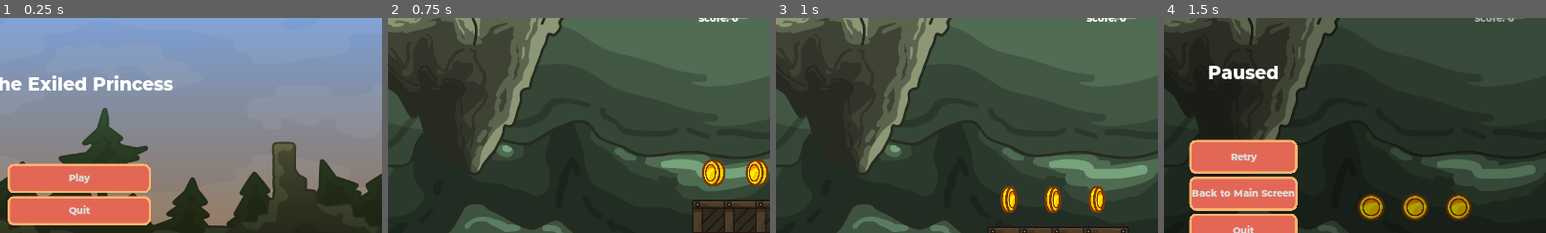
Above: before the commit, frames 1-4 (left to right).
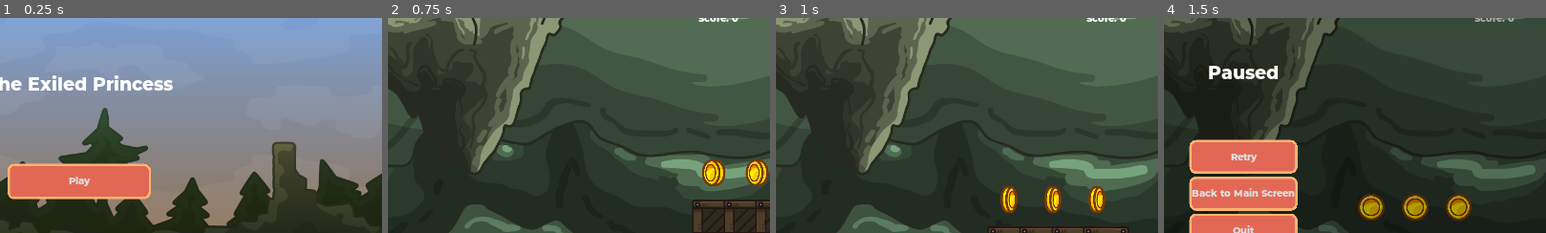
Above: after the commit, the same moments.

Repository: aadil1715/GameJam-Team15
Game: Godot game, scene res://src/Screens/MainScreen.tscn
Two runs of this game, one before a commit and one after it. Both use one fixed random seed, a clock stepped at 60 frames per second and the inputs below.
Inputs:
- Up to frame 1 (0.25 s): no input
- Up to frame 2 (0.75 s): click "Play" at 0.5 s
- Up to frame 3 (1 s): no input
- Up to frame 4 (1.5 s): tap Enter (pause) at 1.25 s; hold D (move_right) from 1.28 s (still down)
The pictures show only the part of the screen within x 40-90%, y 9-59%; the shares and areas given below are measured in that part.

The runs differ from the first frame. In frame 1, 5.8% of the frame differs, in the area x 2-40%, y 72-97%; in frame 2, nothing differs; in frame 3, nothing differs; in frame 4, nothing differs.

Commit message:
Added songs

Diff:
--- a/src/Actors/Player.tscn
+++ b/src/Actors/Player.tscn
@@ -1,7 +1,8 @@
-[gd_scene load_steps=8 format=2]
+[gd_scene load_steps=9 format=2]
 
 [ext_resource path="res://src/Actors/Player.gd" type="Script" id=1]
 [ext_resource path="res://assets/Sprite/character_femaleAdventurer_sheet.png" type="Texture" id=2]
+[ext_resource path="res://assets/Fields of Ice.wav" type="AudioStream" id=3]
 
 [sub_resource type="CapsuleShape2D" id=5]
 radius = 30.0
@@ -102,5 +103,10 @@
 anims/idle = SubResource( 7 )
 anims/walk = SubResource( 8 )
 
+[node name="AudioStreamPlayer" type="AudioStreamPlayer" parent="."]
+stream = ExtResource( 3 )
+volume_db = -34.466
+autoplay = true
+
 [connection signal="body_entered" from="EnemyDetector" to="." method="_on_EnemyDetector_body_entered"]
 [connection signal="area_entered" from="StompDetector" to="." method="_on_StompDetector_area_entered"]
--- a/src/Screens/EndScreen.tscn
+++ b/src/Screens/EndScreen.tscn
@@ -1,20 +1,16 @@
-[gd_scene load_steps=7 format=2]
+[gd_scene load_steps=6 format=2]
 
 [ext_resource path="res://assets/ui_theme.tres" type="Theme" id=1]
 [ext_resource path="res://src/Screens/EndScreen.gd" type="Script" id=2]
-[ext_resource path="res://assets/background.png" type="Texture" id=3]
+[ext_resource path="res://assets/Background/Background_01.png" type="Texture" id=3]
 [ext_resource path="res://src/UserInterface/Title.tscn" type="PackedScene" id=4]
 [ext_resource path="res://src/UserInterface/SceneChangeButton.tscn" type="PackedScene" id=5]
-[ext_resource path="res://src/UserInterface/QuitButton.tscn" type="PackedScene" id=7]
 
 [node name="EndScreen" type="Control"]
 anchor_right = 1.0
 anchor_bottom = 1.0
 theme = ExtResource( 1 )
 script = ExtResource( 2 )
-__meta__ = {
-"_edit_use_anchors_": false
-}
 
 [node name="TextureRect" type="TextureRect" parent="."]
 anchor_right = 1.0
@@ -41,15 +37,10 @@
 margin_left = -180.0
 margin_top = -75.0
 margin_right = 180.0
-margin_bottom = 79.0
+margin_bottom = 15.0
 
 [node name="PlayButton" parent="Menu" instance=ExtResource( 5 )]
 margin_right = 360.0
-margin_bottom = 73.0
+margin_bottom = 90.0
 text = "Play Again"
 next_scene_path = "res://src/Screens/MainScreen.tscn"
-
-[node name="QuitButton" parent="Menu" instance=ExtResource( 7 )]
-margin_top = 81.0
-margin_right = 360.0
-margin_bottom = 154.0
--- a/src/Screens/MainScreen.tscn
+++ b/src/Screens/MainScreen.tscn
@@ -1,10 +1,9 @@
-[gd_scene load_steps=6 format=2]
+[gd_scene load_steps=5 format=2]
 
 [ext_resource path="res://assets/ui_theme.tres" type="Theme" id=1]
 [ext_resource path="res://assets/Background/Background_01.png" type="Texture" id=2]
 [ext_resource path="res://src/UserInterface/Title.tscn" type="PackedScene" id=3]
 [ext_resource path="res://src/UserInterface/SceneChangeButton.tscn" type="PackedScene" id=4]
-[ext_resource path="res://src/UserInterface/QuitButton.tscn" type="PackedScene" id=5]
 
 [node name="MainScreen" type="Control"]
 anchor_right = 1.0
@@ -34,15 +33,10 @@
 margin_left = -180.0
 margin_top = -75.0
 margin_right = 180.0
-margin_bottom = 79.0
+margin_bottom = 13.0
 
 [node name="PlayButton" parent="Menu" instance=ExtResource( 4 )]
 margin_right = 360.0
-margin_bottom = 73.0
+margin_bottom = 88.0
 text = "Play"
 next_scene_path = "res://src/Levels/Level01.tscn"
-
-[node name="QuitButton" parent="Menu" instance=ExtResource( 5 )]
-margin_top = 81.0
-margin_right = 360.0
-margin_bottom = 154.0
